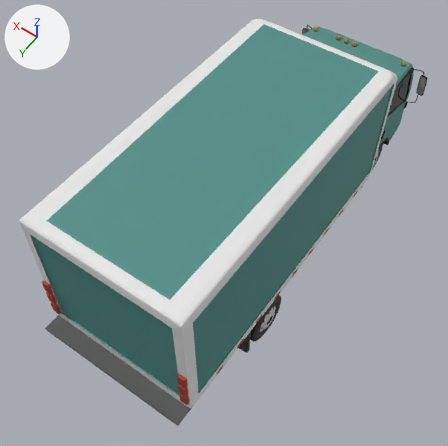
Before and after pictures for a commit that changed the Blender file models/vehicles/Isuzu_truck_v01.blend.
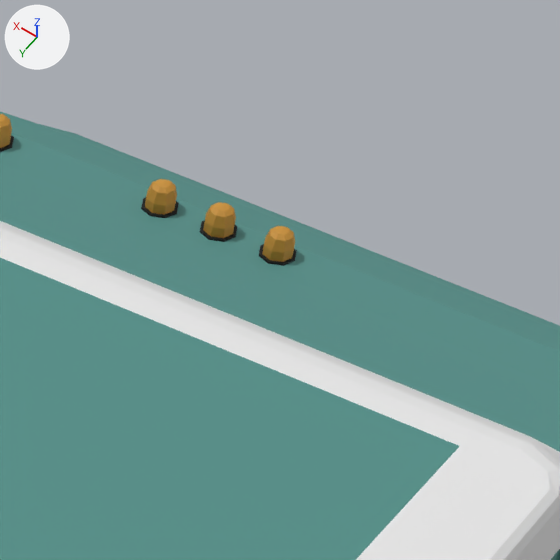
There are two pictures of each version: one whole from a 50 mm lens placed at (-3.33, 5.61, 8.67), pointed at (0.13, 0.77, 1.06), one close up on the part from 71% to 88% of the width and 2% to 19% of the height. Lighting does not change. The marker at upper left points along +X, +Y and +Z.

Objects in the first close-up: 'isuzu_truck'.
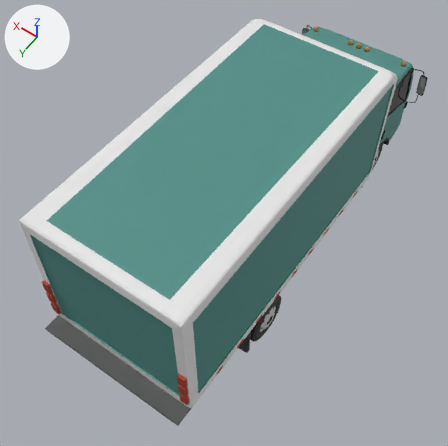
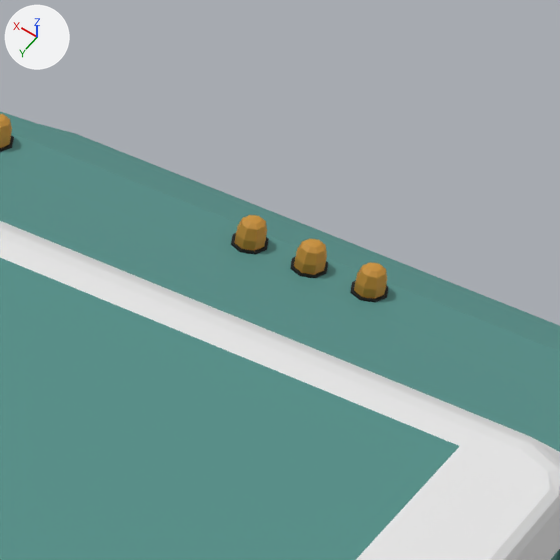
Changed parts and their boxes [x1, y1, x2, y2] in the close-ups (560 x 560 px; the box of a moved part takes in the faces that stretch with it):
part 1 of me_isuzu_truck, moved or reshaped: before [259, 226, 297, 266]; after [350, 263, 388, 303]
part 2 of me_isuzu_truck, moved or reshaped: before [200, 202, 237, 242]; after [290, 239, 328, 278]
part 3 of me_isuzu_truck, moved or reshaped: before [141, 179, 179, 218]; after [231, 215, 269, 254]

Edits to the bpy script that builds the scene:
```text
Change me_isuzu_truck:
    where me_isuzu_truck.from_pydata(...)  # 5877 vertices, 5779 faces; spans x -1.24..1.24, y -3.73..3.63, z 0.0..3.05
    used by ob_isuzu_truck; location = (0.0, 0.0, 0.0)
    me_isuzu_truck part 1: the loose piece of 49 vertices spanning x 0.04..0.13, y -3.07..-2.97, z 2.11..2.19 is moved by (-0.24, 0.0, 0.0)
    me_isuzu_truck part 2: the loose piece of 49 vertices spanning x 0.19..0.28, y -3.07..-2.97, z 2.11..2.19 is moved by (-0.24, 0.0, 0.0)
    me_isuzu_truck part 3: the loose piece of 49 vertices spanning x 0.35..0.44, y -3.07..-2.97, z 2.11..2.19 is moved by (-0.24, 0.0, 0.0)
```
